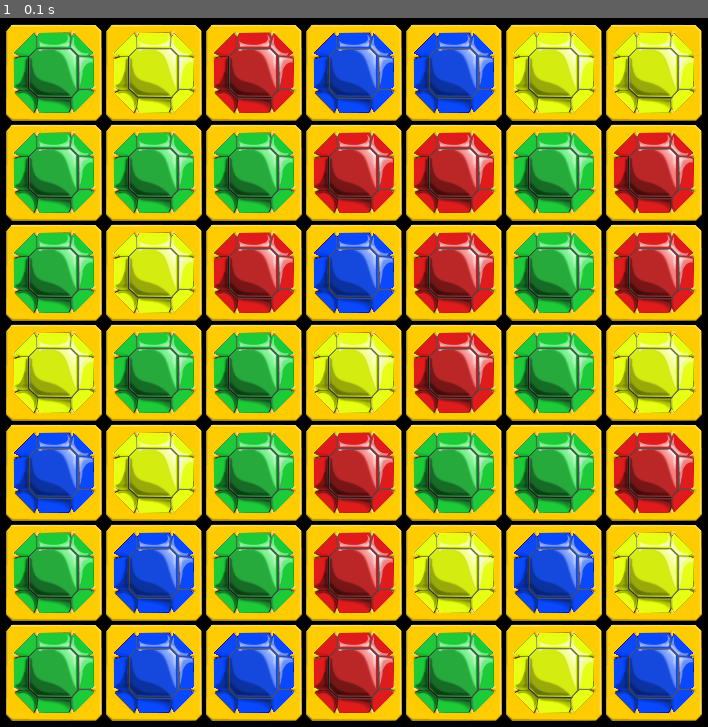
Above: before the commit, frame 1.
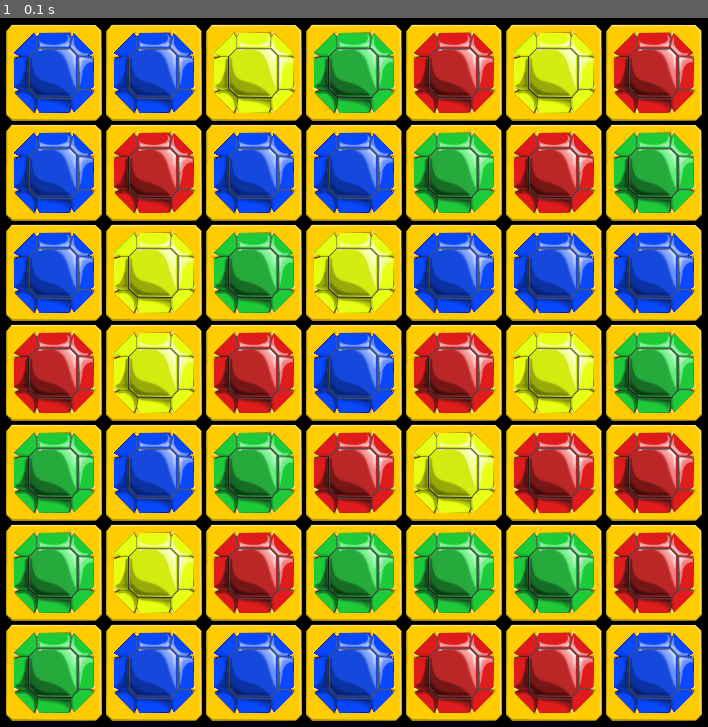
Above: after the commit, the same moment.

Repository: gogeekness/Pygames_Tiles
Game: pygame game, started from Py_tiles/Title_Main.py
The game is run twice, just before and just after one commit, with the same random seed, the same clock (stepped at 60 frames per second) and the same inputs.
Inputs:
- Up to frame 1 (0.1 s): no input

The runs differ from the first frame. In frame 1, 41% of the frame differs, in the area x 1-99%, y 2-99%.

Commit message:
Integrating the gameboard to the game.

Diff:
--- a/Py_tiles/Board_Class.py
+++ b/Py_tiles/Board_Class.py
@@ -27,11 +27,27 @@
         x, y = tup
         self.array[x][y] = value
 
-
     # to set the gameboard so there are no winning tile groups on the gameboard at the start
     def find_start(self, status, x, y):
-        self.array[x][y]['color'] = config.tilecolor[random.randint(1, 4)]
+        # this maps the 3 right-across, and 3-above the center tile (0, 0)
+        checklist = [(0, -2), (0, -1), (-2, 0), (-1, 0), (-1, -1)]
+        checksum = 0
+        three = True
+
+        for i, j in checklist:
+            checksum += config.tilecolor.index(self.array[i+x][j+y]['color'])
+
+        # while the modula is == 0 then repeat
+        while three:
+            tiletestcolor = random.randint(1, 4)
+            # Now look at the tile being placed
+            checksum += tiletestcolor
+            if (checksum % 4) != 0:
+                # If the sum don't match then break out of the loop and
+                three = False
+            else:
+                # remove the last tile color
+                checksum -= tiletestcolor
+
+        self.array[x][y]['color'] = config.tilecolor[tiletestcolor]
         print("Cords:", x, y, "Color", self.array[x][y]['color'])
-
-        # config.gamesize[0]
-        # config.gamesize[1]
--- a/Py_tiles/Title_Main.py
+++ b/Py_tiles/Title_Main.py
@@ -37,8 +37,8 @@
     tileboard = Gameboard()
 
     buffervar = config.boardbuffer
-    for j in range(buffervar, config.boardsize[1] + buffervar):
-        for i in range(buffervar, config.boardsize[0] + buffervar):
+    for i in range(buffervar, config.boardsize[1] + buffervar):
+        for j in range(buffervar, config.boardsize[0] + buffervar):
             print("Cords:", i, j, " color: -> ", tileboard[(i, j)]['color'])
             tileset.append(Tile((50 + ((j - buffervar) * 100), 50 + ((i - buffervar) * 100)), tileboard[(i, j)]['color']))
 
